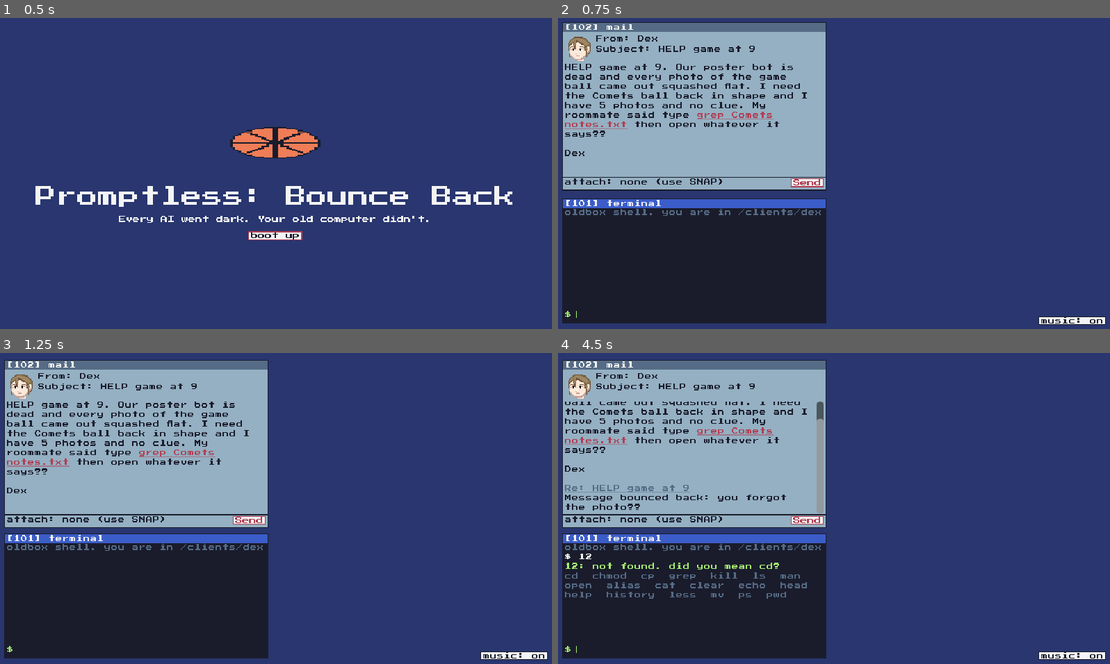
Above: before the commit, frames 1-4 (two rows, left to right).
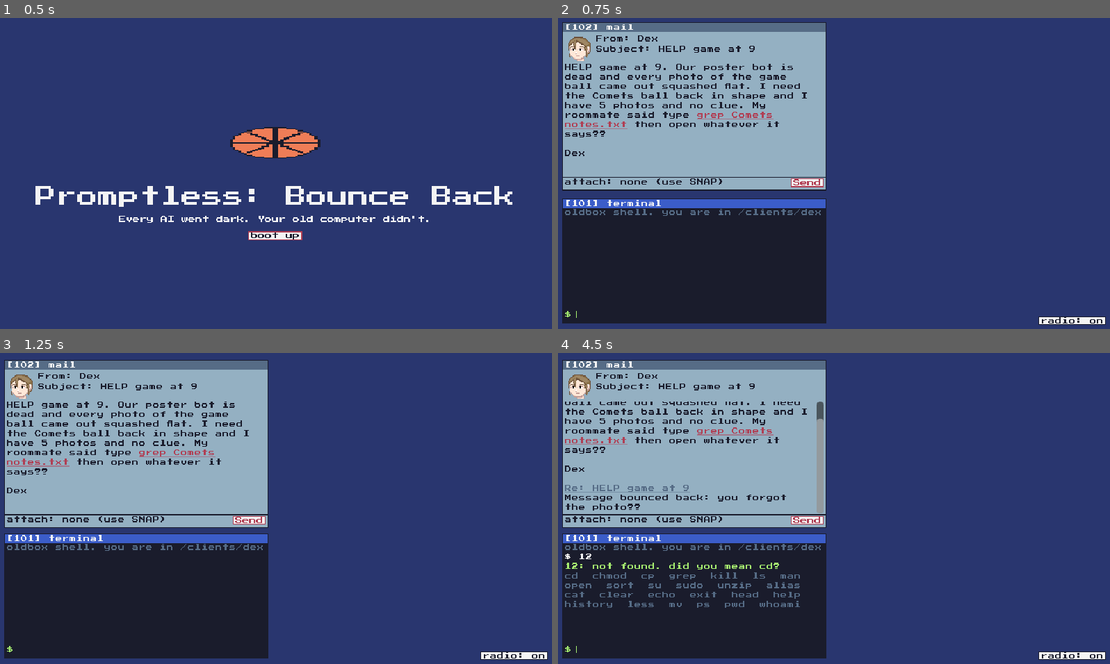
Above: after the commit, the same moments.

Repository: Gaming-RF/Promptless
Game: Godot game, scene res://scenes/main.tscn
The game is run twice, just before and just after one commit, with the same random seed, the same clock (stepped at 60 frames per second) and the same inputs.
Inputs (mouse positions are in pixels of both pictures, inside the frame that each line leads up to):
- Up to frame 1 (0.5 s): no input
- Up to frame 2 (0.75 s): click "boot up" at 0.5 s
- Up to frame 3 (1.25 s): no input
- Up to frame 4 (4.5 s): click (701, 648) at 1.27 s; type "12" at 1.35 s; click "Send" at 2 s; click "music: on" (after the commit: "radio: on") at 2.75 s; click "music: off" (after the commit: "radio: off") at 3.5 s; tap Enter at 4.25 s; move the mouse to (955, 492) at 4.27 s; hold Right from 4.28 s (still down); tap Tab at 4.35 s; click (955, 492) at 4.42 s

Frame 1 is identical in both runs. In frame 2, less than 0.1% of the frame differs, in the area x 87-94%, y 96-99%; in frame 3, less than 0.1%; in frame 4, 0.7%, in the area x 1-94%, y 73-99%.

Commit message:
feat: sort, unzip with passwords, su/sudo/exit/whoami, private files, killable radio

Diff:
--- a/data/campaign.json
+++ b/data/campaign.json
@@ -34,9 +34,10 @@
 			"open_text": "{n} lines of chaos. Try grep.",
 			"help": [
 				"needed: ls grep open cd man",
-				"        cp chmod kill",
-				"also: cat head less echo pwd",
-				"      history alias ps clear mv",
+				"        cp chmod kill sort unzip",
+				"        su sudo",
+				"also: cat head less echo pwd whoami",
+				"      history alias ps clear mv exit",
 				"Tab completes. Up/Down = history.",
 				"man COMMAND explains one."
 			],
@@ -127,13 +128,50 @@
 					"  kill PID",
 					"  Stop a program. Every window shows",
 					"  its number in the title bar. See ps."
+				],
+				"sort": [
+					"SORT(1)",
+					"  sort [-r] [-n] FILE",
+					"  Print a file's lines in order.",
+					"  -r   reverse   -n   by number"
+				],
+				"unzip": [
+					"UNZIP(1)",
+					"  unzip FILE [-d FOLDER]",
+					"  Unpack an archive here, or into FOLDER.",
+					"  Locked archives ask for a password."
+				],
+				"su": [
+					"SU(1)",
+					"  su USER",
+					"  Become USER. Asks for USER's password.",
+					"  exit   go back to being you"
+				],
+				"sudo": [
+					"SUDO(1)",
+					"  sudo COMMAND",
+					"  Run one command as administrator.",
+					"  Asks for YOUR password, and only works",
+					"  for users who are allowed."
 				]
 			},
 			"cp_usage": "usage: cp FILE DEST",
 			"chmod_usage": "usage: chmod +x FILE",
 			"kill_usage": "usage: kill PID   (the number in a window's title bar)",
 			"kill_protected": "kill: ({pid}) - not that one. {cmd} is holding this whole machine together.",
-			"open_script": "open: {file} is a script. run it with ./{file}"
+			"open_script": "open: {file} is a script. run it with ./{file}",
+			"sort_usage": "usage: sort [-r] [-n] FILE",
+			"unzip_usage": "usage: unzip FILE [-d FOLDER]",
+			"unzip_readonly": "unzip: cannot write to {dir}: Read-only file system. try: -d ~",
+			"unzip_password": "[{file}] {entry} password:",
+			"unzip_wrong": "unzip: incorrect password",
+			"su_password": "Password:",
+			"su_wrong": "su: Authentication failure",
+			"sudo_usage": "usage: sudo COMMAND",
+			"sudo_password": "[sudo] password for {user}:",
+			"sudo_wrong": "sudo: 1 incorrect password attempt",
+			"sudo_denied": "{user} is not in the sudoers file. This incident will be reported.",
+			"exit_last": "exit: nowhere to go. this is the only computer that still works."
 		},
 		"ui": {
 			"attach_none": "attach: none (use SNAP)",
@@ -141,9 +179,15 @@
 			"send": "Send",
 			"snap": "SNAP",
 			"reply_prefix": "Re: ",
-			"music_on": "music: on",
-			"music_off": "music: off"
+			"music_on": "radio: on",
+			"music_off": "radio: off"
 		},
-		"home": "/home/you"
+		"home": "/home/you",
+		"users": {
+			"you": {
+				"password": "[your password]",
+				"sudo": false
+			}
+		}
 	}
 }
--- a/scripts/desktop.gd
+++ b/scripts/desktop.gd
@@ -27,6 +27,7 @@
 var _group := {}
 var _next_group := 1
 const SNAP_DIST := 6.0
+const RADIO_PID := 103
 
 
 func setup(j: Dictionary, s: Node) -> void:
@@ -76,6 +77,8 @@
 	shell = Shell.new(job)
 	shell.history = old_history
 	shell.fs.import_nodes(old_home)
+	term.set_prompt(shell.prompt())
+	term.set_secret(false)
 	attachment = null
 	finished = false
 	for w in pictures.values():
@@ -97,7 +100,8 @@
 
 
 func run_command(line: String) -> void:
-	term.print_line("%s %s" % [job.shell.prompt, line], Palette.TITLE_TEXT)
+	if shell.pending.is_empty():
+		term.print_line("%s %s" % [shell.prompt(), line], Palette.TITLE_TEXT)
 	var r: Dictionary = shell.run(line, running_programs())
 	if r.clear:
 		term.output.clear()
@@ -107,6 +111,10 @@
 		term.print_line(h, Palette.DIM)
 	if r.open != "":
 		open_picture(r.open)
+	if r.ask != "":
+		term.print_line(r.ask, Palette.TITLE_TEXT)
+	term.set_secret(not shell.pending.is_empty())
+	term.set_prompt(shell.prompt())
 	if r.kill != 0:
 		kill(r.kill)
 	if not r.launch.is_empty():
@@ -119,6 +127,8 @@
 		{"pid": term.pid, "cmd": "sh", "protected": true},
 		{"pid": email.pid, "cmd": "mail", "protected": true},
 	]
+	if sfx.music_on and sfx.music.stream != null:
+		list.append({"pid": RADIO_PID, "cmd": "radio"})
 	for key in pictures:
 		var w = pictures[key]
 		list.append({"pid": w.pid, "cmd": "%s %s" % [job.shell.viewer, w.file.get_file()]})
@@ -126,6 +136,10 @@
 
 
 func kill(pid: int) -> void:
+	if pid == RADIO_PID:
+		if sfx.music_on:
+			_toggle_music()
+		return
 	for key in pictures.keys():
 		if pictures[key].pid == pid:
 			_group.erase(pictures[key])
--- a/scripts/shell.gd
+++ b/scripts/shell.gd
@@ -1,13 +1,15 @@
 extends RefCounted
 
 const VFS = preload("res://scripts/vfs.gd")
-const COMMANDS := ["cd", "chmod", "cp", "grep", "kill", "ls", "man", "open"]
-const COURTESY := ["alias", "cat", "clear", "echo", "head", "help", "history", "less", "mv", "ps", "pwd"]
+const COMMANDS := ["cd", "chmod", "cp", "grep", "kill", "ls", "man", "open", "sort", "su", "sudo", "unzip"]
+const COURTESY := ["alias", "cat", "clear", "echo", "exit", "head", "help", "history", "less", "mv", "ps", "pwd", "whoami"]
 
 var job: Dictionary
 var fs
 var cwd := "/"
 var history: Array = []
+var pending := {}
+var user_stack: Array = []
 var _token_re := RegEx.new()
 
 
@@ -22,8 +24,26 @@
 	return fs.children(cwd)
 
 
+func new_result() -> Dictionary:
+	return {"out": [], "hint": [], "open": "", "clear": false, "kill": 0, "launch": {}, "ask": ""}
+
+
+func prompt() -> String:
+	if fs.user == "root":
+		return "#"
+	if fs.user == fs.home.get_file():
+		return job.shell.prompt
+	return "%s%s" % [fs.user, job.shell.prompt]
+
+
+func users() -> Dictionary:
+	return job.get("users", {})
+
+
 func run(line: String, programs: Array = []) -> Dictionary:
-	var res := {"out": [], "hint": [], "open": "", "clear": false, "kill": 0, "launch": {}}
+	if not pending.is_empty():
+		return _answer(line, programs)
+	var res := new_result()
 	line = line.strip_edges()
 	if line.is_empty():
 		return res
@@ -33,10 +53,32 @@
 		return res
 	var args := tokenize(line)
 	var cmd: String = args.pop_front()
+	_dispatch(cmd, args, res, programs)
+	return res
+
+
+func _dispatch(cmd: String, args: Array, res: Dictionary, programs: Array) -> void:
 	if "/" in cmd:
 		_exec(cmd, res)
-		return res
+		return
 	match cmd:
+		"sort":
+			_sort(args, res)
+		"unzip":
+			_unzip(args, res)
+		"su":
+			_su(args, res)
+		"sudo":
+			_sudo(args, res)
+		"whoami":
+			res.out.append(fs.user)
+		"exit":
+			if user_stack.is_empty():
+				res.out.append(job.shell.exit_last)
+			else:
+				var back: Dictionary = user_stack.pop_back()
+				fs.user = back.user
+				cwd = back.cwd
 		"cp":
 			_cp(args, res)
 		"chmod":
@@ -88,7 +130,6 @@
 				res.out.append(job.shell.did_you_mean_cmd.format({"cmd": cmd, "s": s}))
 			else:
 				res.out.append(job.shell.unknown.format({"cmd": cmd}))
-	return res
 
 
 func complete(line: String) -> Dictionary:
@@ -204,6 +245,8 @@
 			res.out.append("ls: cannot access '%s': No such file or directory" % t)
 		elif not fs.is_dir(path):
 			res.out.append(t)
+		elif not fs.can_read(path):
+			res.out.append("ls: cannot open directory '%s': Permission denied" % t)
 		else:
 			if targets.size() > 1:
 				res.out.append(t + ":")
@@ -220,11 +263,13 @@
 
 func _cd(args: Array, res: Dictionary) -> void:
 	var target: String = "~" if args.is_empty() else args[0]
-	var path := resolve(target)
+	var path: String = fs.home_of(fs.user) if target == "~" else resolve(target)
 	if path == "":
 		res.out.append("cd: %s: No such file or directory" % target)
 	elif not fs.is_dir(path):
 		res.out.append("cd: %s: Not a directory" % target)
+	elif not fs.can_read(path):
+		res.out.append("cd: %s: Permission denied" % target)
 	else:
 		cwd = path
 
@@ -438,3 +483,157 @@
 		if n.has("opens"):
 			var target: String = n.opens if String(n.opens).begins_with("/") else job.folder + "/" + n.opens
 			res.launch = {"path": target, "count": 1 + int(n.get("copies", 0))}
+
+
+func _sort(args: Array, res: Dictionary) -> void:
+	var reverse := false
+	var numeric := false
+	var files_in: Array = []
+	for a in args:
+		if a.begins_with("-"):
+			reverse = reverse or "r" in a
+			numeric = numeric or "n" in a
+		else:
+			files_in.append(a)
+	if files_in.is_empty():
+		res.out.append(job.shell.sort_usage)
+		return
+	var lines: Array = []
+	for f in files_in:
+		var path := resolve(f)
+		if path == "":
+			_missing("sort", f, res)
+			return
+		var n: Dictionary = fs.node(path)
+		if n.type != "text":
+			res.out.append("sort: %s: %s" % [f, "Is a directory" if n.type == "dir" else "not a text file"])
+			return
+		if not fs.can_read(path):
+			res.out.append("sort: cannot read: %s: Permission denied" % f)
+			return
+		lines.append_array(n.lines)
+	if numeric:
+		lines.sort_custom(func(a, b): return _lead_num(a) < _lead_num(b))
+	else:
+		lines.sort_custom(func(a, b): return a.nocasecmp_to(b) < 0)
+	if reverse:
+		lines.reverse()
+	res.out.append_array(lines)
+
+
+static func _lead_num(t: String) -> float:
+	var re := RegEx.new()
+	re.compile("^\\s*(-?[0-9]+(\\.[0-9]+)?)")
+	var m := re.search(t)
+	return m.get_string(1).to_float() if m else 0.0
+
+
+func _unzip(args: Array, res: Dictionary) -> void:
+	var src_arg := ""
+	var dest_arg := ""
+	var i := 0
+	while i < args.size():
+		if args[i] == "-d" and i + 1 < args.size():
+			dest_arg = args[i + 1]
+			i += 2
+			continue
+		if src_arg == "":
+			src_arg = args[i]
+		i += 1
+	if src_arg == "":
+		res.out.append(job.shell.unzip_usage)
+		return
+	var src := resolve(src_arg)
+	if src == "":
+		res.out.append("unzip:  cannot find or open %s" % src_arg)
+		return
+	var n: Dictionary = fs.node(src)
+	if n.type != "archive":
+		res.out.append("unzip:  %s is not a zip archive" % src_arg)
+		return
+	if not fs.can_read(src):
+		res.out.append("unzip:  cannot find or open %s: Permission denied" % src_arg)
+		return
+	var dest: String = cwd if dest_arg == "" else fs.absolute(cwd, dest_arg)
+	if not fs.writable(dest):
+		res.out.append(job.shell.unzip_readonly.format({"dir": dest}))
+		return
+	res.out.append("Archive:  %s" % src_arg)
+	if n.has("password"):
+		var first: String = n.contents[0].path if not n.contents.is_empty() else src_arg
+		pending = {"kind": "unzip", "src": src, "dest": dest}
+		res.ask = job.shell.unzip_password.format({"file": src_arg, "entry": first})
+		return
+	_extract(src, dest, res)
+
+
+func _extract(src: String, dest: String, res: Dictionary) -> void:
+	fs.add_dir(dest)
+	for c in fs.node(src).contents:
+		var data: Dictionary = c.duplicate(true)
+		var rel: String = data.path
+		data.erase("path")
+		var target: String = dest + "/" + rel
+		if data.type == "dir":
+			fs.add_dir(target)
+			res.out.append("   creating: %s/" % rel)
+			continue
+		if data.type == "picture" and not data.has("asset"):
+			data.asset = job.picture_dir + rel.get_file()
+		fs.add_file(target, data)
+		res.out.append("  inflating: %s" % rel)
+
+
+func _su(args: Array, res: Dictionary) -> void:
+	var target: String = "root" if args.is_empty() else args[args.size() - 1]
+	if not users().has(target):
+		res.out.append("su: user %s does not exist" % target)
+		return
+	pending = {"kind": "su", "target": target}
+	res.ask = job.shell.su_password
+
+
+func _sudo(args: Array, res: Dictionary) -> void:
+	if args.is_empty():
+		res.out.append(job.shell.sudo_usage)
+		return
+	var me: Dictionary = users().get(fs.user, {})
+	if fs.user == "root":
+		var inner: Array = args.duplicate()
+		_dispatch(inner.pop_front(), inner, res, [])
+		return
+	if not me.get("sudo", false):
+		res.out.append(job.shell.sudo_denied.format({"user": fs.user}))
+		return
+	pending = {"kind": "sudo", "args": args}
+	res.ask = job.shell.sudo_password.format({"user": fs.user})
+
+
+func _answer(line: String, programs: Array) -> Dictionary:
+	var res := new_result()
+	var p := pending
+	pending = {}
+	match p.kind:
+		"unzip":
+			if line == String(fs.node(p.src).password):
+				_extract(p.src, p.dest, res)
+			else:
+				res.out.append(job.shell.unzip_wrong)
+		"su":
+			if line == String(users()[p.target].get("password", "")):
+				user_stack.append({"user": fs.user, "cwd": cwd})
+				fs.user = p.target
+				cwd = fs.home_of(p.target)
+				fs.add_dir(cwd)
+			else:
+				res.out.append(job.shell.su_wrong)
+		"sudo":
+			if line == String(users().get(fs.user, {}).get("password", "")):
+				var saved: String = fs.user
+				fs.user = "root"
+				var inner: Array = p.args.duplicate()
+				_dispatch(inner.pop_front(), inner, res, programs)
+				fs.user = saved
+			else:
+				res.out.append(job.shell.sudo_wrong)
+	return res
--- a/scripts/terminal_window.gd
+++ b/scripts/terminal_window.gd
@@ -6,6 +6,7 @@
 
 var output := RichTextLabel.new()
 var input := LineEdit.new()
+var prompt_label: Label
 var _history: Array = []
 var _history_pos := 0
 
@@ -24,7 +25,8 @@
 	output.add_theme_color_override("default_color", Palette.TERM_TEXT)
 	content.add_child(output)
 	var row := HBoxContainer.new()
-	row.add_child(UI.label(prompt_text, UI.FONT_SIZE, Palette.TERM_TEXT))
+	prompt_label = UI.label(prompt_text, UI.FONT_SIZE, Palette.TERM_TEXT)
+	row.add_child(prompt_label)
 	input.size_flags_horizontal = SIZE_EXPAND_FILL
 	input.caret_blink = true
 	if "keep_editing_on_text_submit" in input:
@@ -85,9 +87,17 @@
 
 
 func _on_submit(t: String) -> void:
-	if not t.strip_edges().is_empty():
+	if not t.strip_edges().is_empty() and not input.secret:
 		_history.append(t)
 	_history_pos = _history.size()
 	input.clear()
 	command_entered.emit(t)
 	focus_input()
+
+
+func set_prompt(t: String) -> void:
+	prompt_label.text = t
+
+
+func set_secret(on: bool) -> void:
+	input.secret = on
--- a/scripts/vfs.gd
+++ b/scripts/vfs.gd
@@ -3,13 +3,21 @@
 var nodes := {}
 var home := "/home/you"
 var client_user := "client"
+var user := "you"
+var homes := {}
 
 
 func _init(job: Dictionary) -> void:
 	home = job.get("home", home)
+	user = home.get_file()
+	homes[user] = home
 	client_user = String(job.client.get("user", job.client.name)).to_lower()
 	add_dir("/")
 	add_dir(home)
+	for u in job.get("users", {}):
+		if u != user:
+			homes[u] = job.users[u].get("home", "/home/" + u)
+			add_dir(homes[u])
 	add_dir(job.folder)
 	for name in job.texts:
 		add_file(job.folder + "/" + name, {"type": "text", "lines": job.texts[name]})
@@ -23,6 +31,9 @@
 		var path: String = f.path if f.path.begins_with("/") else job.folder + "/" + f.path
 		if f.type == "dir":
 			add_dir(path)
+			for k in f:
+				if k != "path":
+					nodes[norm(path)][k] = f[k]
 		else:
 			var data: Dictionary = f.duplicate()
 			data.erase("path")
@@ -93,21 +104,45 @@
 	return nodes.get(path, {})
 
 
+func home_of(u: String) -> String:
+	return homes.get(u, "/root")
+
+
+func under(path: String, dir: String) -> bool:
+	return path == dir or path.begins_with(dir + "/")
+
+
 func writable(path: String) -> bool:
-	return path == home or path.begins_with(home + "/")
+	return user == "root" or under(path, home_of(user))
 
 
 func owner(path: String) -> String:
-	return home.get_file() if writable(path) else client_user
+	for u in homes:
+		if under(path, homes[u]):
+			return u
+	return client_user
 
 
 func can_read(path: String) -> bool:
-	return node(path).get("r", true)
+	if user == "root":
+		return true
+	if not node(path).get("r", true):
+		return false
+	var p := path
+	while true:
+		if node(p).get("private", false) and owner(p) != user:
+			return false
+		if p == "/":
+			break
+		p = p.get_base_dir()
+	return true
 
 
 func can_exec(path: String) -> bool:
 	var n := node(path)
-	return n.get("type", "") == "dir" or n.get("x", false)
+	if n.get("type", "") == "dir":
+		return can_read(path)
+	return n.get("x", false) and can_read(path)
 
 
 func mode_string(path: String) -> String:
--- a/tests/run_tests.gd
+++ b/tests/run_tests.gd
@@ -215,6 +215,70 @@
 	d._on_drag_finished(p3)
 	d.snapshot(p1)
 	check(Judge.verdict(d.attachment, jj) == "wrong_shape", "join: wrong order = wrong shape")
+
+
+func late_job(base: Dictionary) -> Dictionary:
+	return JobData.merge(base, {
+		"users": {"you": {"password": "hunter2", "sudo": false}, "marta": {"password": "lighthouse", "sudo": true}},
+		"extra_files": [
+			{"path": "index.txt", "type": "text", "lines": ["page 3: rent", "Page 1: wages", "page 2: coal", "10 boxes", "9 boxes"]},
+			{"path": "ledger.zip", "type": "archive", "password": "1953", "contents": [
+				{"path": "scans", "type": "dir"},
+				{"path": "scans/p1.png", "type": "picture", "open_size": [80, 120]},
+				{"path": "scans/notes.txt", "type": "text", "lines": ["in order please"]}]},
+			{"path": "open.zip", "type": "archive", "contents": [{"path": "a.txt", "type": "text", "lines": ["hi"]}]},
+			{"path": "/home/marta/drill.txt", "type": "text", "private": true, "lines": ["the switch is here"]},
+			{"path": "/home/marta/off.sh", "type": "script", "x": true, "prints": ["ok"]},
+			{"path": "/home/marta/.drill", "type": "dir", "private": true},
+		]})
+
+
+func check_late_commands(base: Dictionary) -> void:
+	var job := late_job(base)
+	var sh = Shell.new(job)
+	check(sh.run("sort index.txt").out == ["10 boxes", "9 boxes", "Page 1: wages", "page 2: coal", "page 3: rent"], "sort: alphabetical, ignores capitals")
+	check(sh.run("sort -r index.txt").out[0] == "page 3: rent", "sort -r")
+	check(sh.run("sort -n index.txt").out.slice(-2) == ["9 boxes", "10 boxes"], "sort -n by leading number")
+	check(sh.run("sort").out == [job.shell.sort_usage], "sort usage")
+	var r: Dictionary = sh.run("unzip ledger.zip")
+	check(r.out[0].contains("Read-only"), "unzip: refuses to write into the client folder")
+	r = sh.run("unzip ledger.zip -d ~")
+	check(r.ask.contains("password") and not sh.pending.is_empty(), "unzip: locked archive asks for a password")
+	r = sh.run("nope")
+	check(r.out == [job.shell.unzip_wrong] and not sh.fs.exists("/home/you/scans/p1.png"), "unzip: wrong password extracts nothing")
+	check(sh.history.back() == "unzip ledger.zip -d ~", "password answers stay out of history")
+	sh.run("unzip ledger.zip -d ~")
+	r = sh.run("1953")
+	check(sh.fs.exists("/home/you/scans/p1.png") and sh.fs.node("/home/you/scans/p1.png").asset.ends_with("p1.png") and r.out.size() == 3, "unzip: right password inflates files and folders")
+	check(sh.run("unzip open.zip -d ~").ask == "" and sh.fs.exists("/home/you/a.txt"), "unzip: unlocked archive needs no password")
+	check(sh.run("cat /home/marta/drill.txt").out[0].ends_with("Permission denied"), "private file of another user")
+	check(sh.run("ls /home/marta/.drill").out == ["ls: cannot open directory '/home/marta/.drill': Permission denied"], "ls a private folder refused")
+	check(sh.run("cd /home/marta/.drill").out == ["cd: /home/marta/.drill: Permission denied"], "cd into a private folder refused")
+	check(sh.run("su ghost").out[0].contains("does not exist"), "su: unknown user")
+	sh.run("su marta")
+	check(sh.run("wrong").out == [job.shell.su_wrong] and sh.fs.user == "you", "su: wrong password")
+	sh.run("su marta")
+	sh.run("lighthouse")
+	check(sh.fs.user == "marta" and sh.cwd == "/home/marta" and sh.prompt() == "marta$", "su: becomes marta, in her home, prompt shows it")
+	check(sh.run("whoami").out == ["marta"] and sh.run("cat drill.txt").out == ["the switch is here"], "su: can read her private files")
+	check(sh.run("./off.sh").out == ["ok"], "su: marta runs her script")
+	check(sh.run("cd .drill").out.is_empty() and sh.cwd == "/home/marta/.drill", "su: owner can enter her private folder")
+	sh.run("cd ~")
+	sh.run("exit")
+	check(sh.fs.user == "you" and sh.prompt() == "$", "exit: back to you")
+	check(sh.run("exit").out == [job.shell.exit_last], "exit with nowhere to go")
+	check(sh.run("sudo cat /home/marta/drill.txt").out[0].contains("sudoers"), "sudo: you aren't allowed")
+	sh.run("su marta")
+	sh.run("lighthouse")
+	r = sh.run("sudo cat /clients/dex/notes.txt")
+	check(r.ask == "[sudo] password for marta:", "sudo: asks for your own password")
+	r = sh.run("lighthouse")
+	check(r.out.size() == 30 and sh.fs.user == "marta", "sudo: runs one command, then back to marta")
+	sh.run("sudo mv /clients/dex/notes.txt /clients/dex/n.txt")
+	sh.run("lighthouse")
+	check(sh.fs.exists("/clients/dex/n.txt"), "sudo: root can change client folders")
+	sh.run("sudo ls")
+	check(sh.run("bad").out == [job.shell.sudo_wrong], "sudo: wrong password")
 
 
 func _initialize() -> void:
@@ -274,6 +338,7 @@
 	check(amb.options.size() == 5, "tab: lists options when stuck")
 	check_file_system(job)
 	check_permissions(job)
+	check_late_commands(job)
 	var sh2 = Shell.new(c.jobs[1])
 	r = sh2.run("grep Gold notes.txt")
 	check(r.out.is_empty(), "job 2: notes.txt only has lowercase gold")
@@ -350,6 +415,18 @@
 	d2.run_command("ps")
 	check(d2.term.output.get_parsed_text().contains("pixview chart.png"), "desktop: ps lists viewers")
 	check_window_tools(d2, c.jobs[0])
+	d2.load_job(late_job(c.jobs[0]))
+	d2.run_command("su marta")
+	check(d2.term.input.secret, "desktop: password input is hidden")
+	d2.run_command("lighthouse")
+	check(not d2.term.input.secret and d2.term.prompt_label.text == "marta$", "desktop: prompt shows the user")
+	check(not d2.term.output.get_parsed_text().contains("lighthouse"), "desktop: password never printed")
+	check(d2.running_programs().any(func(p): return p.cmd == "radio"), "radio is a running program")
+	d2.run_command("kill 103")
+	check(not main.sfx.music.playing and not main.sfx.music_on, "kill the radio stops the music")
+	check(not d2.running_programs().any(func(p): return p.cmd == "radio"), "radio gone from ps")
+	d2._toggle_music()
+	check(main.sfx.music.playing, "radio button brings it back")
 	main.show_end("x")
 	await process_frame
 	main.current.again.emit()
